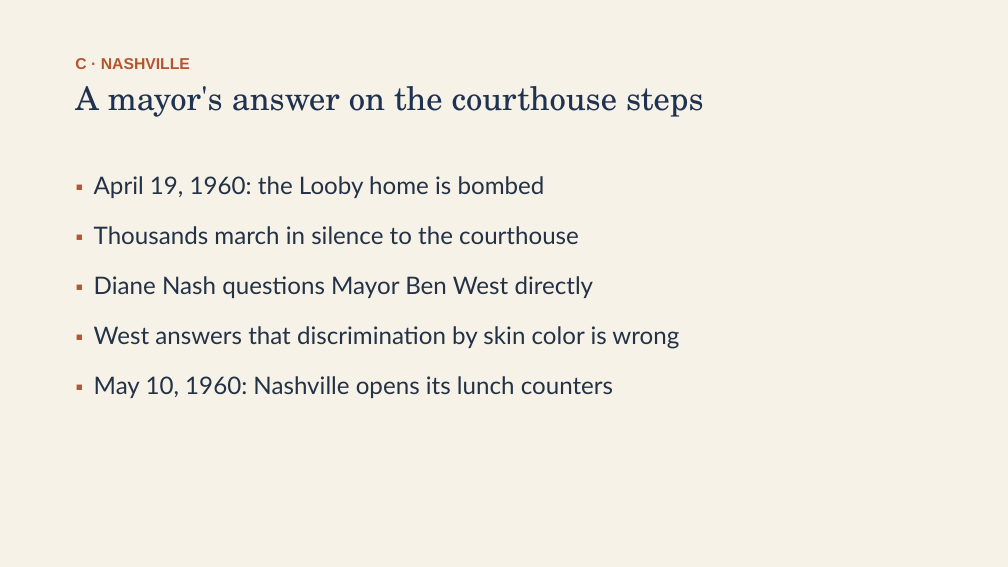
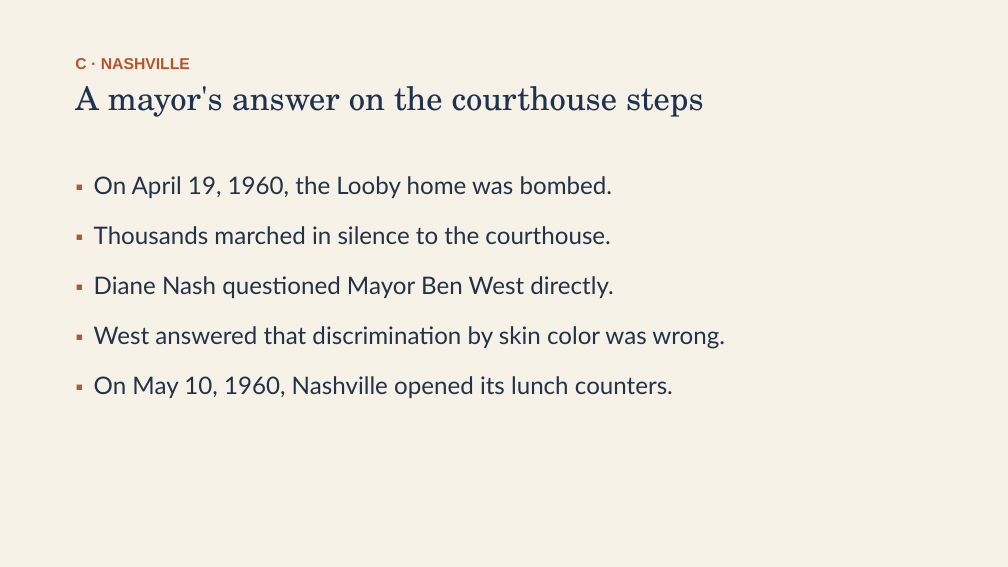
Before and after one commit to ab17gthb/humanities-curriculum-group, a slide deck: slide 11 of civil-rights/lesson-04/lesson-04-slides.pptx. Drawn at 1008x567 pixels with LibreOffice and Linux fonts; fonts in the diff are those of the drawing. Boxes give left, top, right and bottom in pixels: in the first picture for what was removed or moved away, otherwise in the second. Text is boxed around its words. In the diff, an @@ line names an element or a change of style, - is before the commit and + after.

```diff
--- a/civil-rights/lesson-04/lesson-04-slides.pptx
+++ b/civil-rights/lesson-04/lesson-04-slides.pptx
@@ text at [94,176,725,398]: text changed @@
-▪ April 19, 1960: the Looby home is bombed
-▪ Thousands march in silence to the courthouse
-▪ Diane Nash questions Mayor Ben West directly
-▪ West answers that discrimination by skin color is wrong
-▪ May 10, 1960: Nashville opens its lunch counters
+▪ On April 19, 1960, the Looby home was bombed.
+▪ Thousands marched in silence to the courthouse.
+▪ Diane Nash questioned Mayor Ben West directly.
+▪ West answered that discrimination by skin color was wrong.
+▪ On May 10, 1960, Nashville opened its lunch counters.
```
Also in this commit, not shown: 11 other slides changed, 6 other files.
